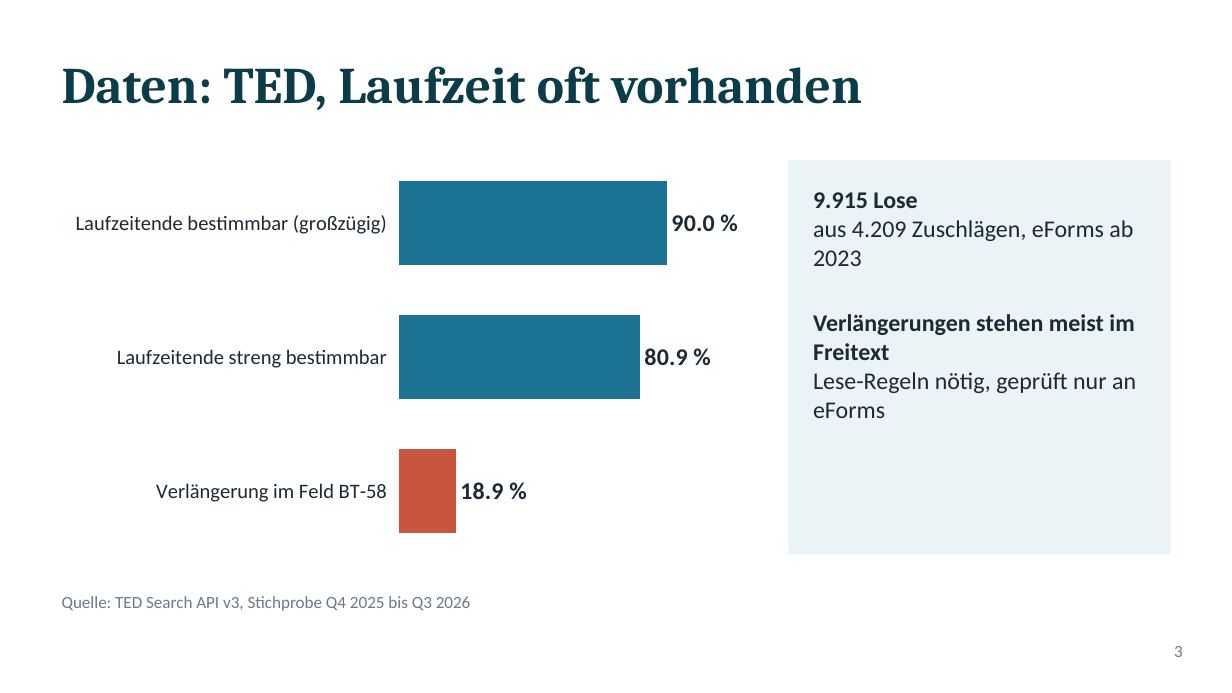
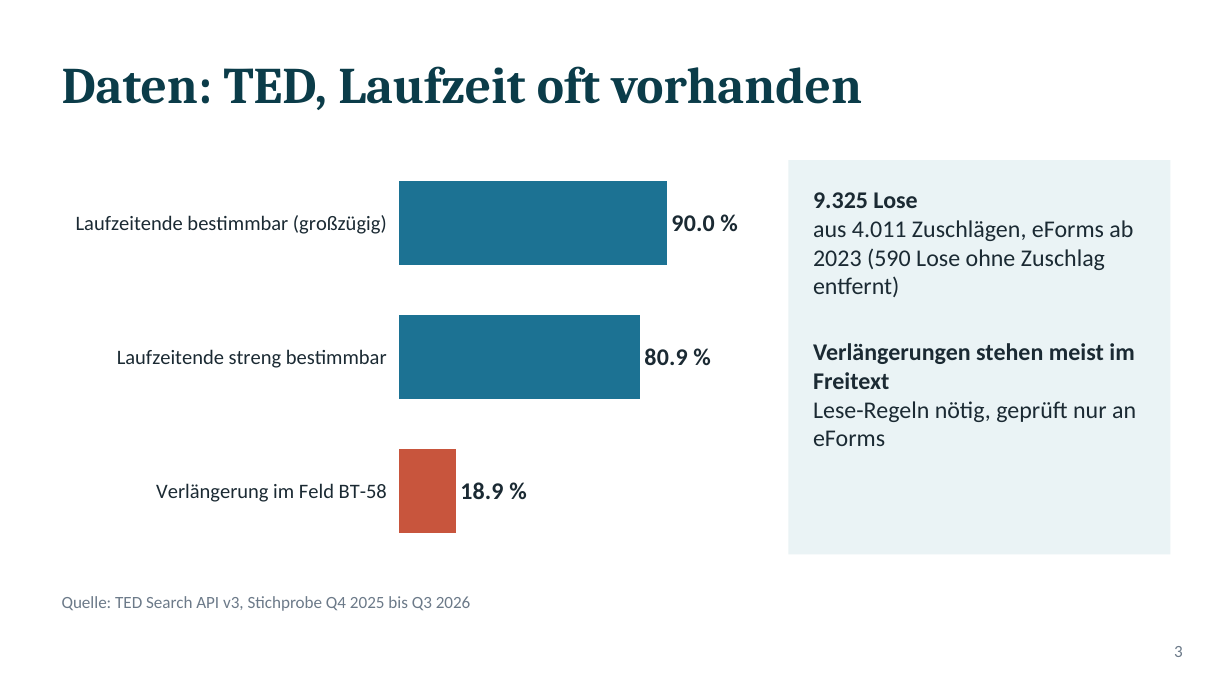
Before and after one commit to ludwigrichthammer9-web/vergabe_radar, a slide deck: slide 3 of docs/vortrag/vortrag_vergabe_radar.pptx. Drawn at 1232x693 pixels with LibreOffice and Linux fonts; fonts in the diff are those of the drawing. Boxes give left, top, right and bottom in pixels: in the first picture for what was removed or moved away, otherwise in the second. Text is boxed around its words. In the diff, an @@ line names an element or a change of style, - is before the commit and + after.

```diff
--- a/docs/vortrag/vortrag_vergabe_radar.pptx
+++ b/docs/vortrag/vortrag_vergabe_radar.pptx
@@ text at (813, 192, 1133, 297): text changed @@
-9.915 Lose
-aus 4.209 Zuschlägen, eForms ab 2023
+9.325 Lose
+aus 4.011 Zuschlägen, eForms ab 2023 (590 Lose ohne Zuschlag entfernt)
```
Also in this commit, not shown: 5 other slides changed, 14 other files.
